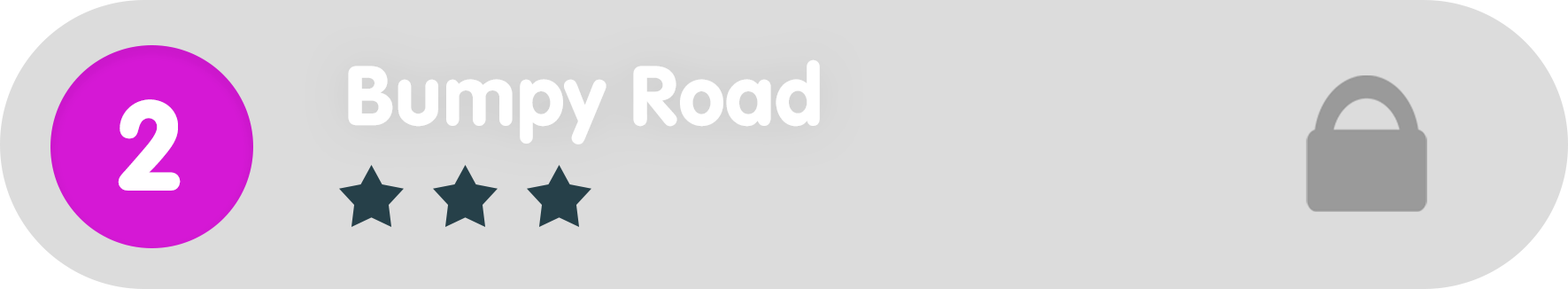
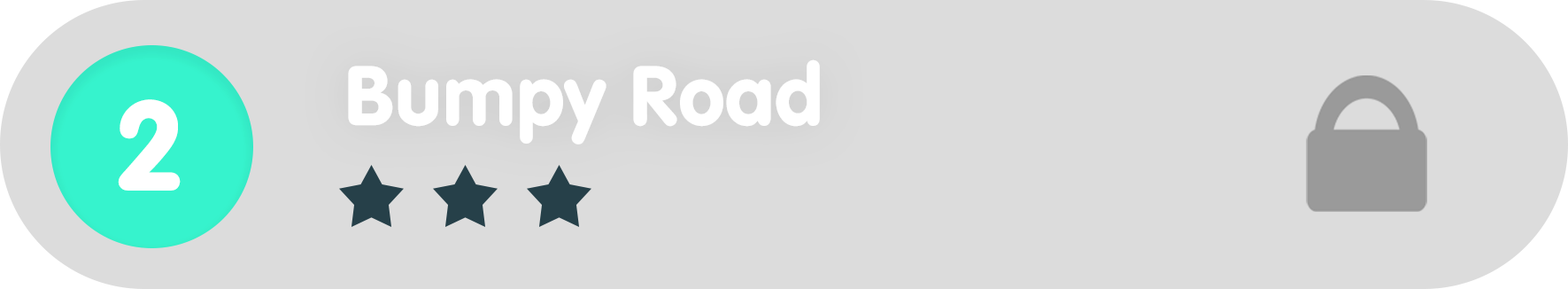
Layers edited between the first and the second 1568×289 image:
painted on "Ellipse_green" over [50, 45, 254, 248]
